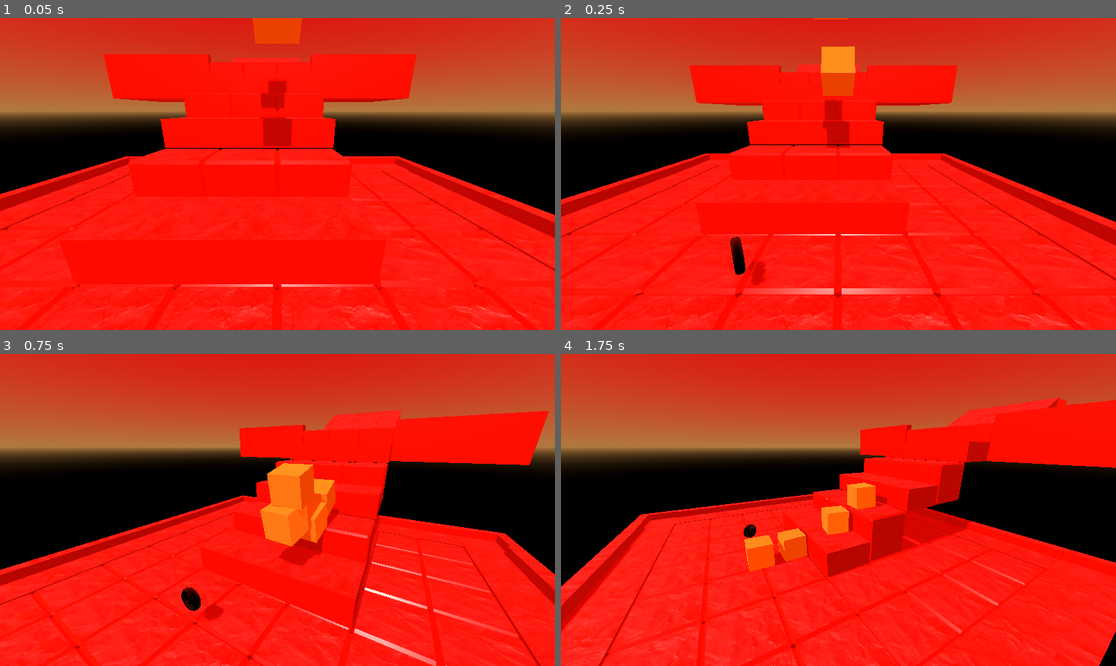
Above: before the commit, frames 1-4 (two rows, left to right).
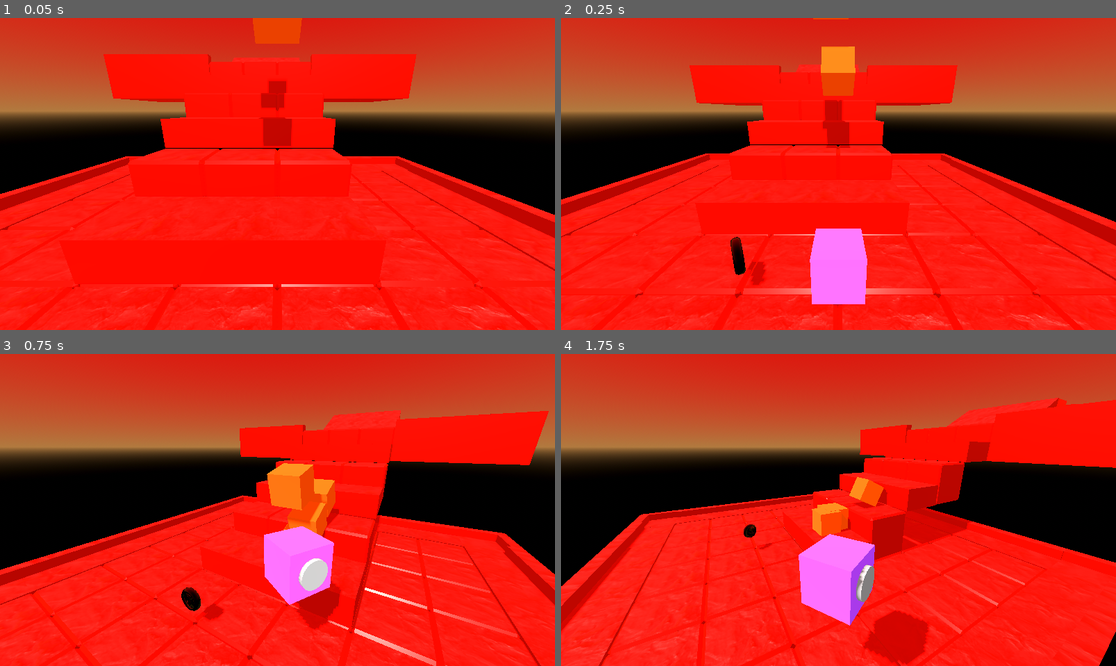
Above: after the commit, the same moments.

Repository: dasadishree/lighter
Game: Godot game, scene res://level_1.tscn
Same seed, same stepped clock (60 frames per second), same inputs: the game is played once before the commit and once after it. The project has no main scene, so this scene is started directly.
Inputs:
- Up to frame 1 (0.05 s): no input
- Up to frame 2 (0.25 s): no input
- Up to frame 3 (0.75 s): tap Enter (ui_accept) at 0.5 s; hold Right (ui_right) from 0.53 s (still down); tap A (cam_left) at 0.6 s
- Up to frame 4 (1.75 s): tap Enter (ui_accept) at 0.77, 1.52 s; release Right (ui_right) at 1.28 s; hold Down (ui_down) from 1.28 s (still down); tap D (cam_right) at 1.35 s

Frame 1 is identical in both runs. In frame 2, 2.4% of the frame differs, in the area x 0-100%, y 14-100%; in frame 3, 3.7%; in frame 4, 6.2%, in the area x 33-67%, y 39-100%.

Commit message:
interactiosn

Diff:
--- a/block.tscn
+++ b/block.tscn
@@ -9,6 +9,9 @@
 [sub_resource type="BoxShape3D" id="BoxShape3D_im0tn"]
 
 [node name="Block" type="RigidBody3D"]
+transform = Transform3D(1, 0, 0, 0, 1, 0, 0, 0, 1, -0.000935793, 0.00357366, -0.00171304)
+collision_layer = 4
+collision_mask = 3
 
 [node name="MeshInstance3D" type="MeshInstance3D" parent="."]
 mesh = SubResource("BoxMesh_qncar")
--- a/character.gd
+++ b/character.gd
@@ -2,6 +2,8 @@
 
 const SPEED = 5.0
 const JUMP_VELOCITY = 12
+
+var xform : Transform3D
 
 func _physics_process(delta: float) -> void:
 #	rotate the camera left & right
@@ -26,8 +28,17 @@
 
 #	Rotate the character mesh so oriented towards the direction moving in relation to the camera
 	if input_dir != Vector2(0,0):
-		$MeshInstance3D.rotation_degrees.y = $Camera_Controller.rotation_degrees.y - rad_to_deg(input_dir.angle()) -90
+		$MeshInstance3D.rotation_degrees.y = $Camera_Controller.rotation_degrees.y - rad_to_deg(input_dir.angle()) +90
 
+#	Rotate the character to align with floor
+	if is_on_floor():
+		align_with_floor($RayCast3D.get_collision_normal())
+		global_transform = global_transform.interpolate_with(xform, 0.3)
+	elif not is_on_floor():
+		align_with_floor(Vector3.UP)
+		global_transform = global_transform.interpolate_with(xform, 0.3)
+
+# 	Update the velocity and move the character
 	if direction:
 		velocity.x = direction.x * SPEED
 		velocity.z = direction.z * SPEED
@@ -38,3 +49,13 @@
 	move_and_slide()
 	#make camera move w character
 	$Camera_Controller.position = lerp($Camera_Controller.position, position, 0.15)
+
+func align_with_floor(floor_normal):
+		xform = global_transform
+		xform.basis.y = floor_normal
+		xform.basis.x = xform.basis.z.cross(floor_normal)
+		xform.basis = xform.basis.orthonormalized()
+
+
+func _on_fall_zone_body_entered(body: Node3D) -> void:
+	get_tree().change_scene_to_file("res://level_1.tscn")
--- a/character.tscn
+++ b/character.tscn
@@ -13,10 +13,10 @@
 [sub_resource type="BoxShape3D" id="BoxShape3D_glpr6"]
 
 [node name="Character" type="CharacterBody3D"]
+collision_mask = 30
 script = ExtResource("1_glpr6")
 
 [node name="MeshInstance3D" type="MeshInstance3D" parent="."]
-visible = false
 mesh = SubResource("BoxMesh_vu45j")
 
 [node name="Face" type="MeshInstance3D" parent="MeshInstance3D"]
@@ -36,3 +36,4 @@
 transform = Transform3D(1, 0, 0, 0, 0.974095, -0.226141, 0, 0.226141, 0.974095, 0, -4.65661e-10, -0.0126517)
 
 [node name="RayCast3D" type="RayCast3D" parent="."]
+collision_mask = 2
--- a/coin.tscn
+++ b/coin.tscn
@@ -9,6 +9,7 @@
 
 [node name="Coin" type="Area3D"]
 transform = Transform3D(-4.37114e-08, -1, 0, 1, -4.37114e-08, 0, 0, 0, 1, 0, 0, 0)
+collision_layer = 4
 script = ExtResource("1_d5gmh")
 
 [node name="MeshInstance3D" type="MeshInstance3D" parent="."]
--- a/level_1.tscn
+++ b/level_1.tscn
@@ -1,10 +1,13 @@
-[gd_scene load_steps=6 format=3 uid="uid://c8m5mklcx3c28"]
+[gd_scene load_steps=7 format=3 uid="uid://c8m5mklcx3c28"]
 
 [ext_resource type="PackedScene" uid="uid://cebaatbadufmx" path="res://block.tscn" id="1_3hls8"]
 [ext_resource type="PackedScene" uid="uid://c7tyydui8nbuo" path="res://character.tscn" id="1_hbghi"]
 [ext_resource type="Environment" uid="uid://btgj4actlwhii" path="res://resources/level_1_environment.tres" id="4_ihfcg"]
 [ext_resource type="MeshLibrary" uid="uid://fjpl3yr6j35" path="res://resources/world-blocks-v1.tres" id="5_5hph3"]
 [ext_resource type="PackedScene" uid="uid://774g1v0s381m" path="res://coin.tscn" id="5_rka8t"]
+
+[sub_resource type="BoxShape3D" id="BoxShape3D_rka8t"]
+size = Vector3(200, 20, 200)
 
 [node name="Level1" type="Node3D"]
 
@@ -37,7 +40,19 @@
 
 [node name="GridMap" type="GridMap" parent="."]
 mesh_library = ExtResource("5_5hph3")
+collision_layer = 2
+collision_mask = 13
 data = {
 "cells": PackedInt32Array(-65536, 65533, 0, -65536, 65534, 0, -65536, 65535, 0, -65536, 0, 0, -65536, 1, 0, -65536, 2,  …(3198 unchanged characters)…
 }
 metadata/_editor_floor_ = Vector3(0, 3, 0)
+
+[node name="FallZone" type="Area3D" parent="."]
+transform = Transform3D(1, 0, 0, 0, 1, 0, 0, 0, 1, 0, -9.47923, 0)
+collision_layer = 16
+
+[node name="CollisionShape3D" type="CollisionShape3D" parent="FallZone"]
+transform = Transform3D(1, 0, 0, 0, 1, 0, 0, 0, 1, 0, -10.1685, -36.9516)
+shape = SubResource("BoxShape3D_rka8t")
+
+[connection signal="body_entered" from="FallZone" to="Character" method="_on_fall_zone_body_entered"]
--- a/project.godot
+++ b/project.godot
@@ -35,6 +35,14 @@
 ]
 }
 
+[layer_names]
+
+3d_physics/layer_1="player"
+3d_physics/layer_2="ground"
+3d_physics/layer_3="item"
+3d_physics/layer_4="enemy"
+3d_physics/layer_5="fallzone"
+
 [physics]
 
 3d/default_gravity=28.0
